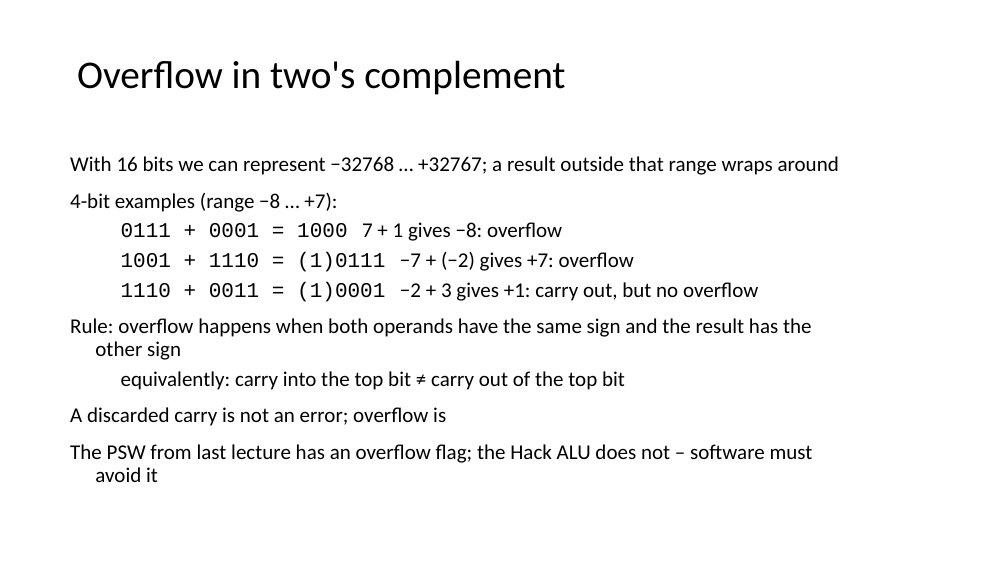
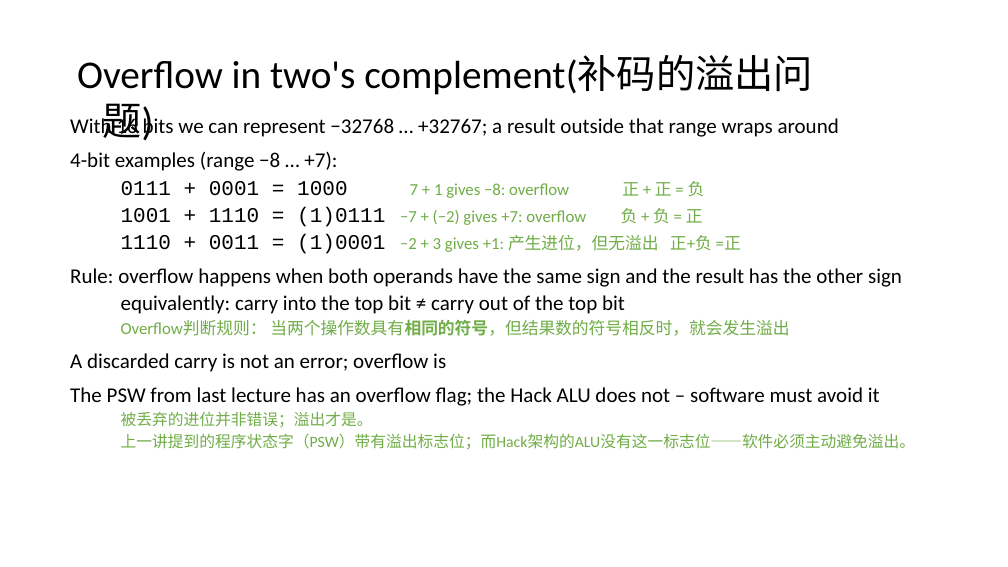
Before and after one commit to vcboy1/Leeds, a slide deck: slide 22 of 26fall/1860/Lecture/Week1.7/Lec_1.7.1_Adders_and_the_ALU.pptx. Drawn at 1008x567 pixels with LibreOffice and Linux fonts; fonts in the diff are those of the drawing. Boxes give left, top, right and bottom in pixels: in the first picture for what was removed or moved away, otherwise in the second. Text is boxed around its words. In the diff, an @@ line names an element or a change of style, - is before the commit and + after.

```diff
--- a/26fall/1860/Lecture/Week1.7/Lec_1.7.1_Adders_and_the_ALU.pptx
+++ b/26fall/1860/Lecture/Week1.7/Lec_1.7.1_Adders_and_the_ALU.pptx
@@ text at box(77, 55, 813, 95): text changed @@
-Overflow in two's complement
+Overflow in two's complement(补码的溢出问题)
@@ text "With 16 bits we can ...": place and size @@
-text "With 16 bits we can ..." at box(70, 156, 839, 482)
+text "With 16 bits we can ..." at box(70, 116, 916, 450)
@@ text at box(70, 116, 902, 406): line spacing 0.9 to 0.8 @@
@@ text at box(121, 181, 741, 254): text changed; size 20 to 16 pt; text colour #000000 to #70AD47 @@
-  0111 + 0001 = 1000 7 + 1 gives −8: overflow
-  1001 + 1110 = (1)0111 −7 + (−2) gives +7: overflow
-  1110 + 0011 = (1)0001 −2 + 3 gives +1: carry out, but no overflow
+  0111 + 0001 = 1000 7 + 1 gives −8: overflow 正 + 正 = 负
+  1001 + 1110 = (1)0111 −7 + (−2) gives +7: overflow 负 + 负 = 正
+  1110 + 0011 = (1)0001 −2 + 3 gives +1: 产生进位，但无溢出 正+负 =正
@@ text at box(121, 319, 789, 336): paragraph added @@
+  Overflow判断规则： 当两个操作数具有相同的符号，但结果数的符号相反时，就会发生溢出
@@ text at box(121, 412, 916, 450): paragraphs added @@
+  被丢弃的进位并非错误；溢出才是。
+  上一讲提到的程序状态字（PSW）带有溢出标志位；而Hack架构的ALU没有这一标志位——软件必须主动避免溢出。
```
Also in this commit, not shown: 11 other slides changed, 30 other files.
